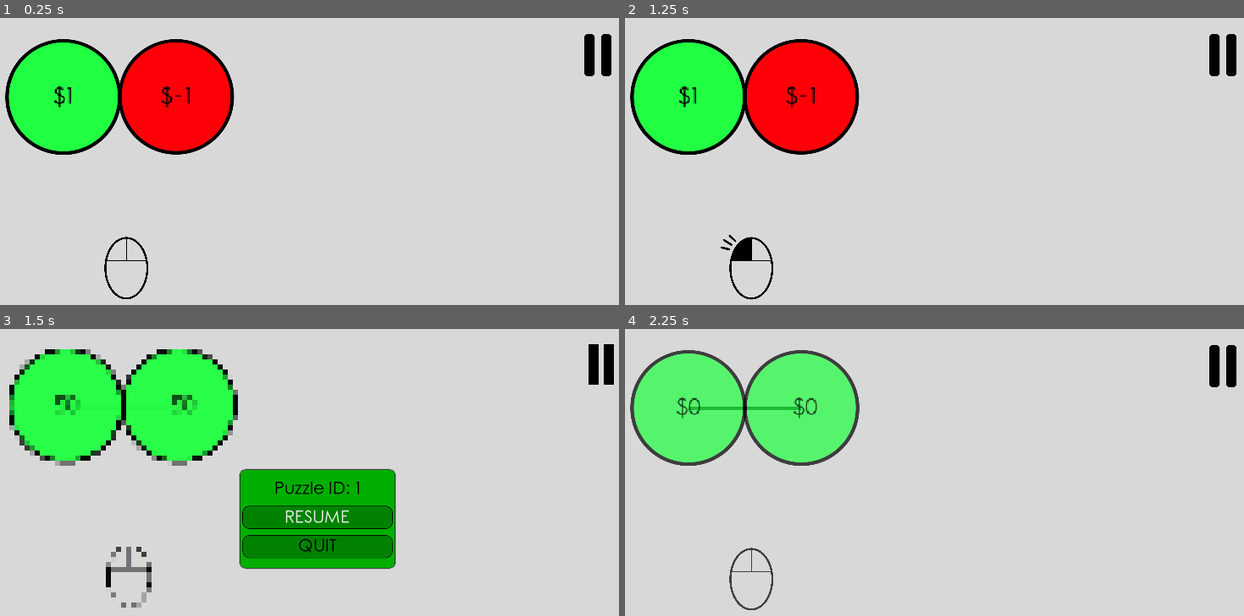
Above: before the commit, frames 1-4 (two rows, left to right).
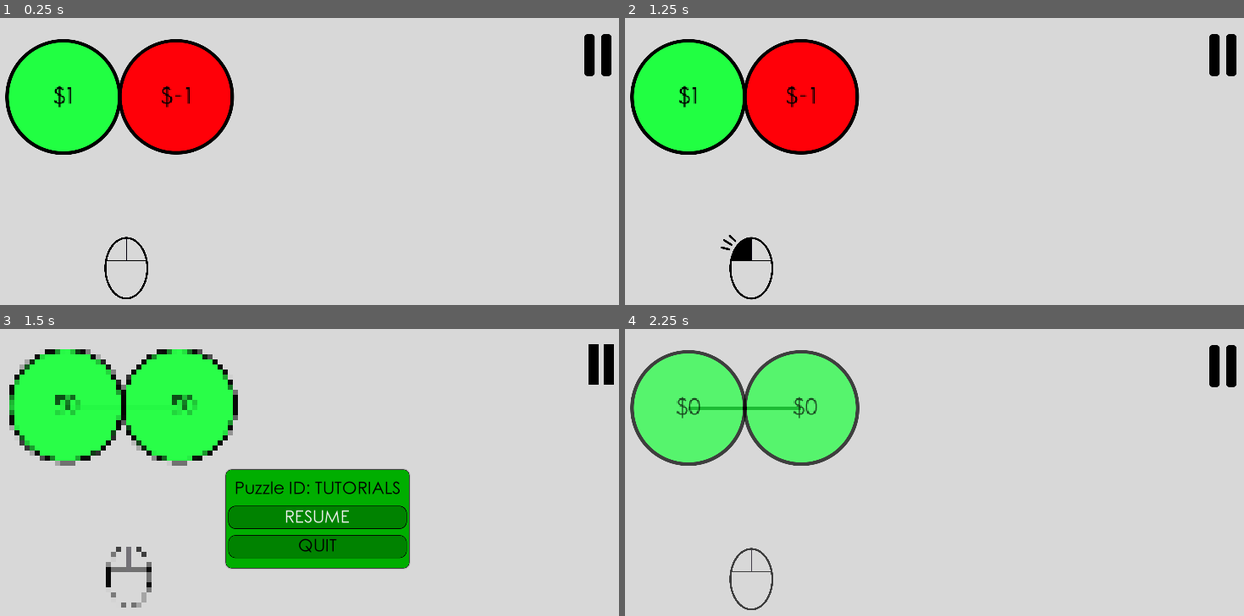
Above: after the commit, the same moments.

Repository: Inglo-Games/dollar-shuffle
Game: Godot game, scene res://scenes/tutorial.tscn
The game is run twice, just before and just after one commit, with the same random seed, the same clock (stepped at 60 frames per second) and the same inputs. This scene is started directly instead of the project's main scene.
Inputs (mouse positions are in pixels of both pictures, inside the frame that each line leads up to):
- Up to frame 1 (0.25 s): no input
- Up to frame 2 (1.25 s): tap Enter at 0.5 s; move the mouse to (686, 98) at 0.52 s; click (686, 98) at 0.6 s
- Up to frame 3 (1.5 s): click (600, 366) at 1.25 s
- Up to frame 4 (2.25 s): click "RESUME" at 2 s

Frames 1-2 are identical in both runs. In frame 3, 2.4% of the frame differs, in the area x 36-67%, y 48-84%; in frame 4, nothing differs.

Commit message:
Fixing pause label for tutorials

Diff:
--- a/scenes/pause_popup.tscn
+++ b/scenes/pause_popup.tscn
@@ -2,16 +2,16 @@
 
 [ext_resource path="res://scripts/pause_popup.gd" type="Script" id=1]
 
-[node name="base" type="PopupPanel"]
+[node name="base" type="PopupPanel" index="0"]
 
 pause_mode = 2
 anchor_left = 0.0
 anchor_top = 0.0
 anchor_right = 0.0
 anchor_bottom = 0.0
-margin_right = 440.0
+margin_right = 520.0
 margin_bottom = 280.0
-rect_min_size = Vector2( 360, 280 )
+rect_min_size = Vector2( 520, 280 )
 rect_pivot_offset = Vector2( 0, 0 )
 rect_clip_content = false
 mouse_filter = 0
@@ -48,7 +48,7 @@
 anchor_right = 0.0
 anchor_bottom = 0.0
 margin_top = 15.0
-margin_right = 408.0
+margin_right = 488.0
 margin_bottom = 69.0
 rect_pivot_offset = Vector2( 0, 0 )
 rect_clip_content = false
@@ -71,7 +71,7 @@
 anchor_right = 0.0
 anchor_bottom = 0.0
 margin_top = 89.0
-margin_right = 408.0
+margin_right = 488.0
 margin_bottom = 151.0
 rect_pivot_offset = Vector2( 0, 0 )
 rect_clip_content = false
@@ -96,7 +96,7 @@
 anchor_right = 0.0
 anchor_bottom = 0.0
 margin_top = 171.0
-margin_right = 408.0
+margin_right = 488.0
 margin_bottom = 233.0
 rect_pivot_offset = Vector2( 0, 0 )
 rect_clip_content = false
--- a/scripts/tutorial.gd
+++ b/scripts/tutorial.gd
@@ -32,6 +32,7 @@
 			pause_btn.texture_normal = load("res://assets/icons/pause_light.png")
 	# Load in level from file
 	graph.load_puzzle('tut1')
+	globals.update_last_level('TUTORIALS')
 	# Draw everything on screen
 	graph.display_graph()
 	# Play mouse clicking animation
